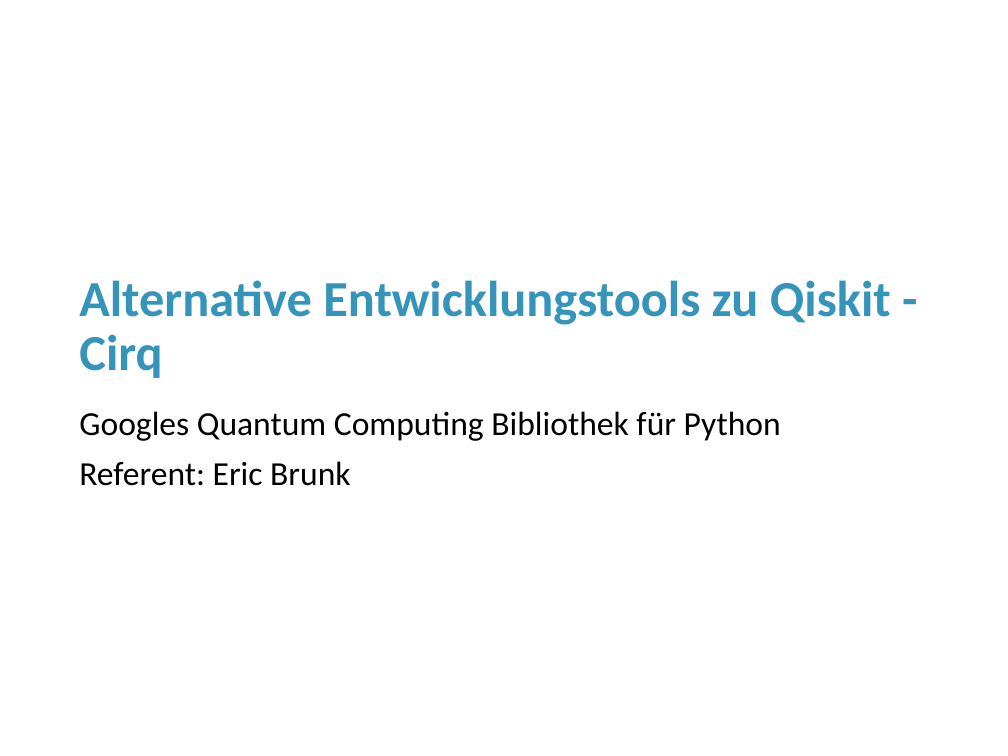
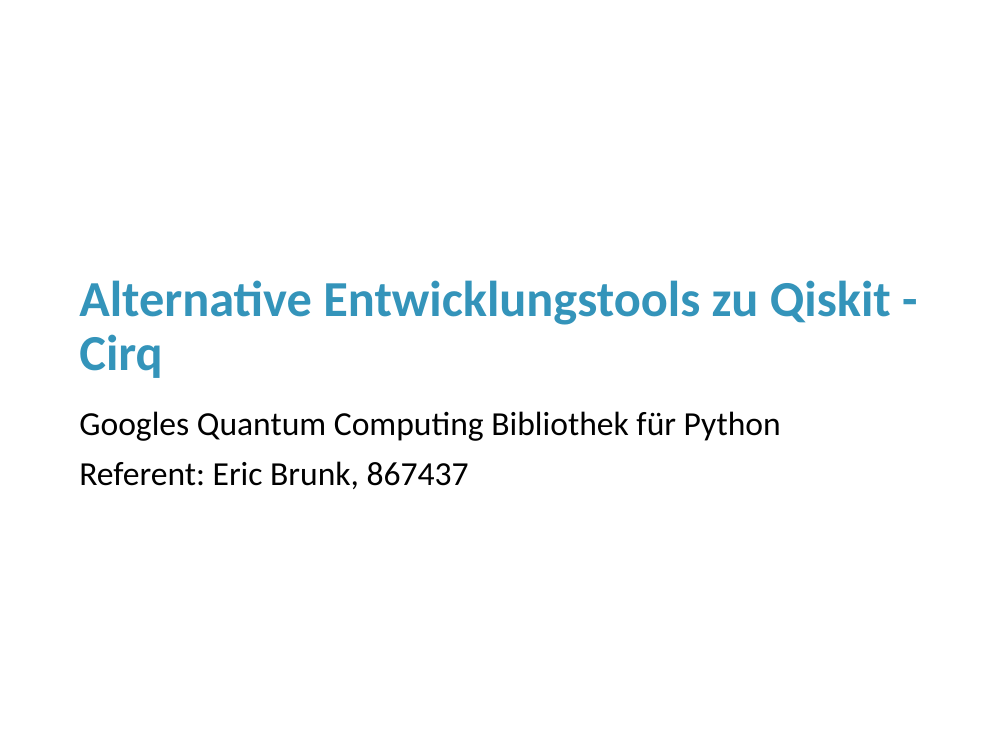
Before and after one commit to erxn91/quantum_computing, a slide deck: slide 1 of Präsentation.pptx. Drawn at 1008x756 pixels with LibreOffice and Linux fonts; fonts in the diff are those of the drawing; background and template pictures are left out. Boxes give left, top, right and bottom in pixels: in the first picture for what was removed or moved away, otherwise in the second. Text is boxed around its words. In the diff, an @@ line names an element or a change of style, - is before the commit and + after.

```diff
--- a/Präsentation.pptx
+++ b/Präsentation.pptx
@@ subtitle at box(79, 461, 469, 489): text changed @@
-Referent: Eric Brunk
+Referent: Eric Brunk, 867437
```
Also in this commit, not shown: 25 other slides changed, 12 slides added, 9 other files.
